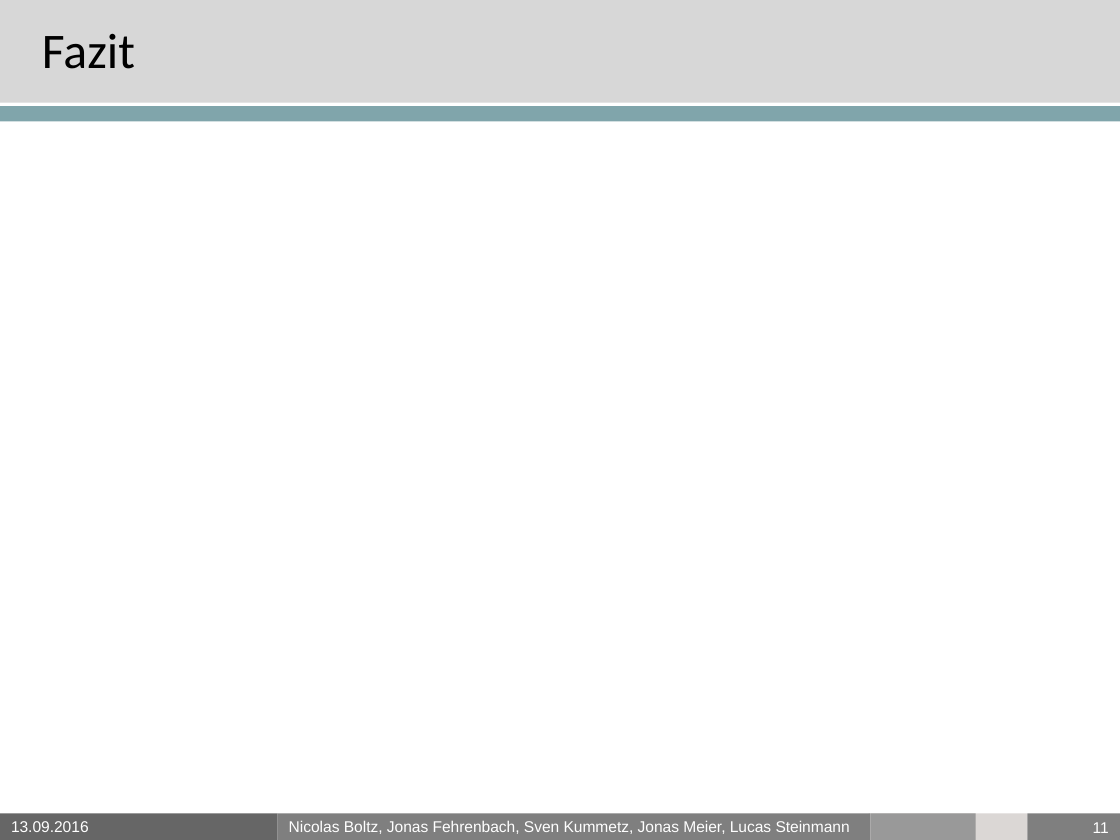
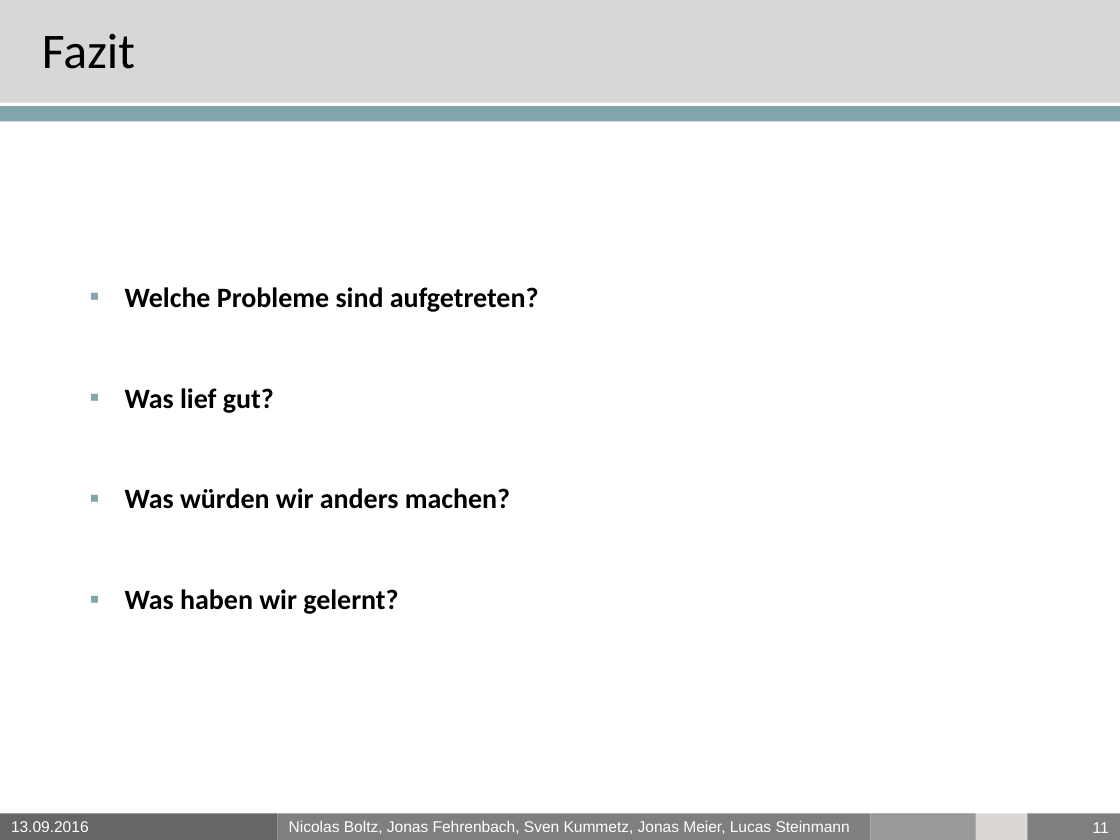
Before and after one commit to PSEProgrammgraphen/PSEDokumente, a slide deck: slide 11 of final/presentation.pptx. Drawn at 1120x840 pixels with LibreOffice and Linux fonts; fonts in the diff are those of the drawing; background and template pictures are left out. Boxes give left, top, right and bottom in pixels: in the first picture for what was removed or moved away, otherwise in the second. Text is boxed around its words. In the diff, an @@ line names an element or a change of style, - is before the commit and + after.

Commit message:
added fazit to presentation

```diff
--- a/final/presentation.pptx
+++ b/final/presentation.pptx
@@ text added at (125,287,539,614), 18 pt, text #000000, bold @@
+▪ Welche Probleme sind aufgetreten?
+▪ Was lief gut?
+▪ Was würden wir anders machen?
+▪ Was haben wir gelernt?
```
Also in this commit, not shown: 2 other slides changed, 1 other file.
